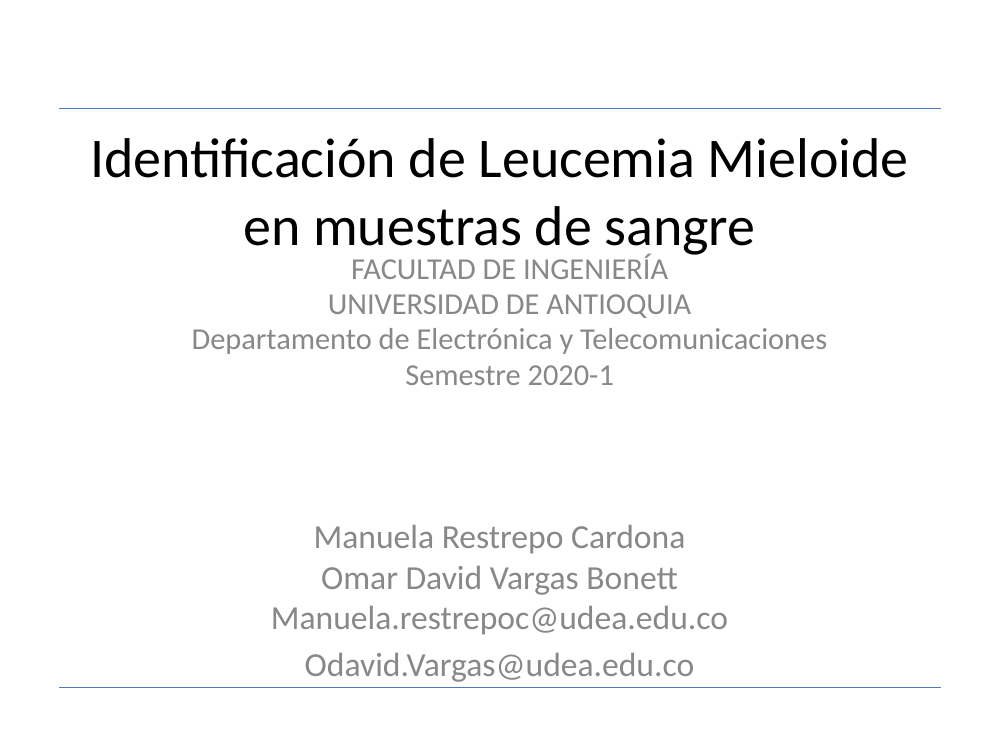
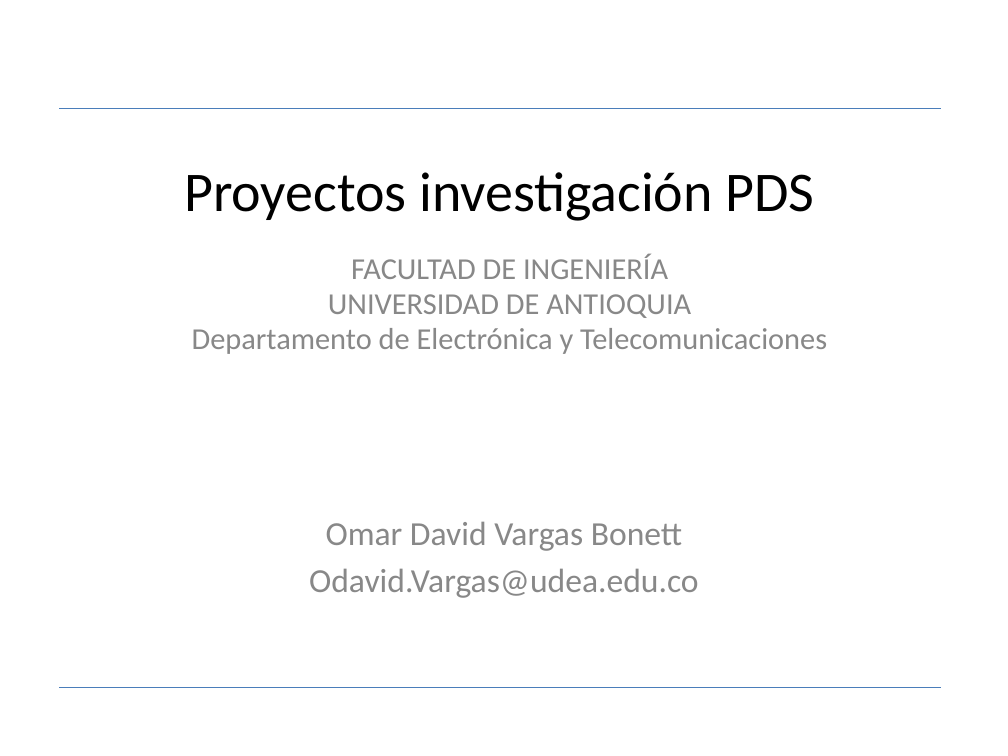
Before and after one commit to davito19/Procesamiento_Digital_De_Imagenes_I, a slide deck: slide 1 of Proyecto_detección_leucemia/presentacion/presentacion_tercero_final.pptx. Drawn at 1008x756 pixels with LibreOffice and Linux fonts; fonts in the diff are those of the drawing. Boxes give left, top, right and bottom in pixels: in the first picture for what was removed or moved away, otherwise in the second. Text is boxed around its words. In the diff, an @@ line names an element or a change of style, - is before the commit and + after.

```diff
--- a/Proyecto_detección_leucemia/presentacion/presentacion_tercero_final.pptx
+++ b/Proyecto_detección_leucemia/presentacion/presentacion_tercero_final.pptx
@@ title at (x1=184, y1=172, x2=815, y2=221): text changed @@
-Identificación de Leucemia Mieloide en muestras de sangre
+Proyectos investigación PDS
@@ subtitle at (x1=405, y1=365, x2=614, y2=385): paragraph removed @@
-Semestre 2020-1
@@ text at (x1=314, y1=524, x2=685, y2=554): paragraph removed @@
-Manuela Restrepo Cardona
@@ text at (x1=271, y1=605, x2=728, y2=635): paragraph removed @@
-Manuela.restrepoc@udea.edu.co
```
Also in this commit, not shown: 2 other slides changed, 3 slides added, 7 slides removed, 3 other files.
